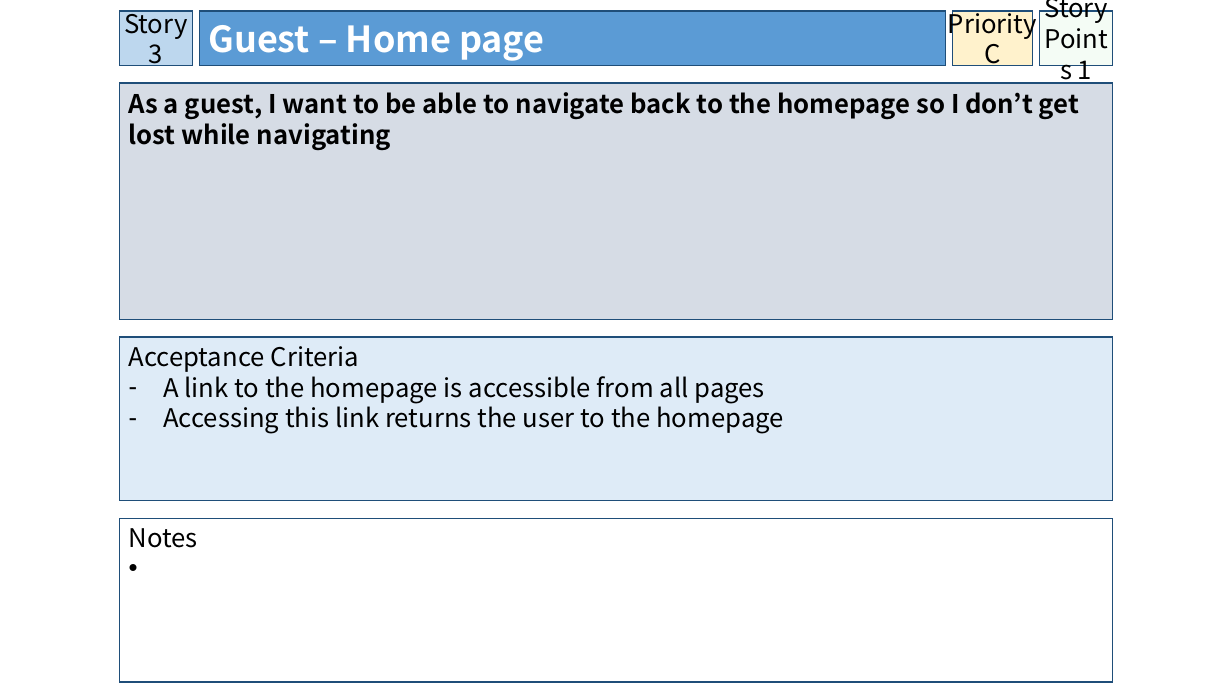
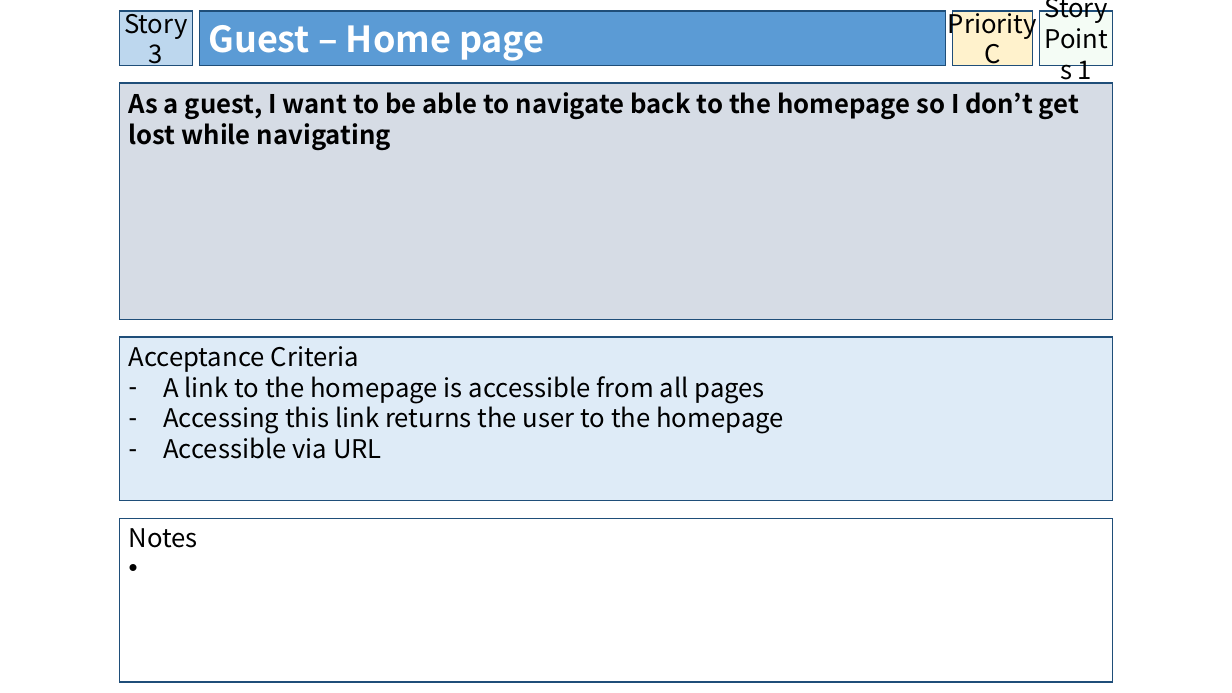
Before and after one commit to owencharters/IFB299, a slide deck: slide 4 of IFB299 - Collaborated User Stories - 2.pptx. Drawn at 1232x693 pixels with LibreOffice and Linux fonts; fonts in the diff are those of the drawing. Boxes give left, top, right and bottom in pixels: in the first picture for what was removed or moved away, otherwise in the second. Text is boxed around its words. In the diff, an @@ line names an element or a change of style, - is before the commit and + after.

```diff
--- a/IFB299 - Collaborated User Stories - 2.pptx
+++ b/IFB299 - Collaborated User Stories - 2.pptx
@@ text in rectangle at (x1=163, y1=432, x2=382, y2=459): paragraph added @@
+– Accessible via URL
```
Also in this commit, not shown: 2 slides added, 1 other file.
